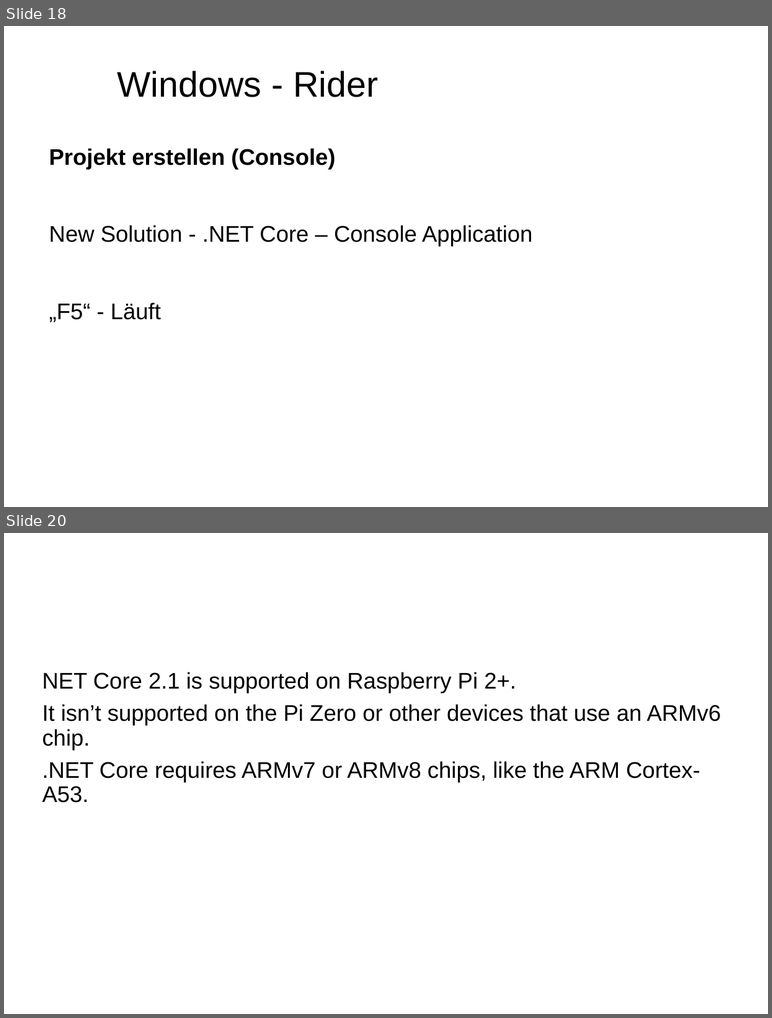
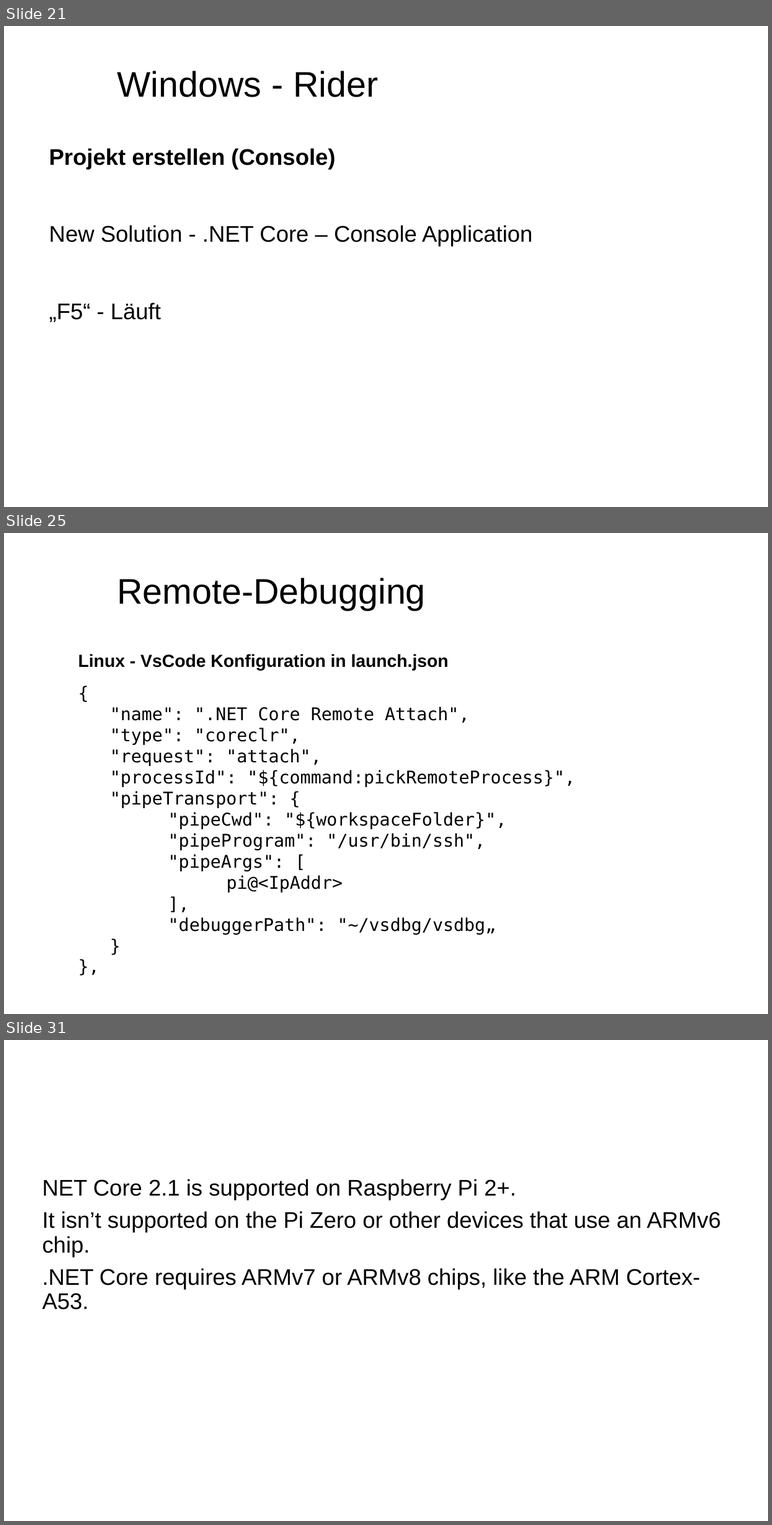
Before and after one commit to FrankPfattheicher/RaspiDotnet, a slide deck: Slides/RaspiDotnet.pptx. Shown one above the other, each under a label of ours: slides 18 and 20 before the commit, slides 21, 25 and 31 after it; the slides between them are not shown. The pictures are 772x1018 and 772x1525 pixels, drawn with LibreOffice and Linux fonts; fonts in the diff are those of the drawing; background and template pictures are left out. Boxes give left, top, right and bottom in pixels: in the first picture for what was removed or moved away, otherwise in the second. Text is boxed around its words. In the diff, an @@ line names an element or a change of style, - is before the commit and + after.

Commit message:
Remote debugging

```diff
--- a/Slides/RaspiDotnet.pptx
+++ b/Slides/RaspiDotnet.pptx
@@ slide 25 added at <box>4,533,768,1014</box>, background picture (left out) @@
@@ text added at <box>117,578,426,610</box>, 44 pt, text #000000 @@
+Remote-Debugging
@@ text added at <box>78,654,575,935</box>, 21.7 pt, text #000000 @@
+  Linux - VsCode Konfiguration in launch.json
+  {
+  "name": ".NET Core Remote Attach",
+  "type": "coreclr",
+  "request": "attach",
+  "processId": "${command:pickRemoteProcess}",
+  "pipeTransport": {
+  "pipeCwd": "${workspaceFolder}",
+  "pipeProgram": "/usr/bin/ssh",
+  "pipeArgs": [
+  pi@<IpAddr>
+  ],
+  "debuggerPath": "~/vsdbg/vsdbg„
+  }
+  },
@@ what was slide 18 is now slide 21 @@
@@ what was slide 20 is now slide 31 @@
```
Also in this commit, not shown: 2 slides changed, 9 other slides added, 6 other files.
